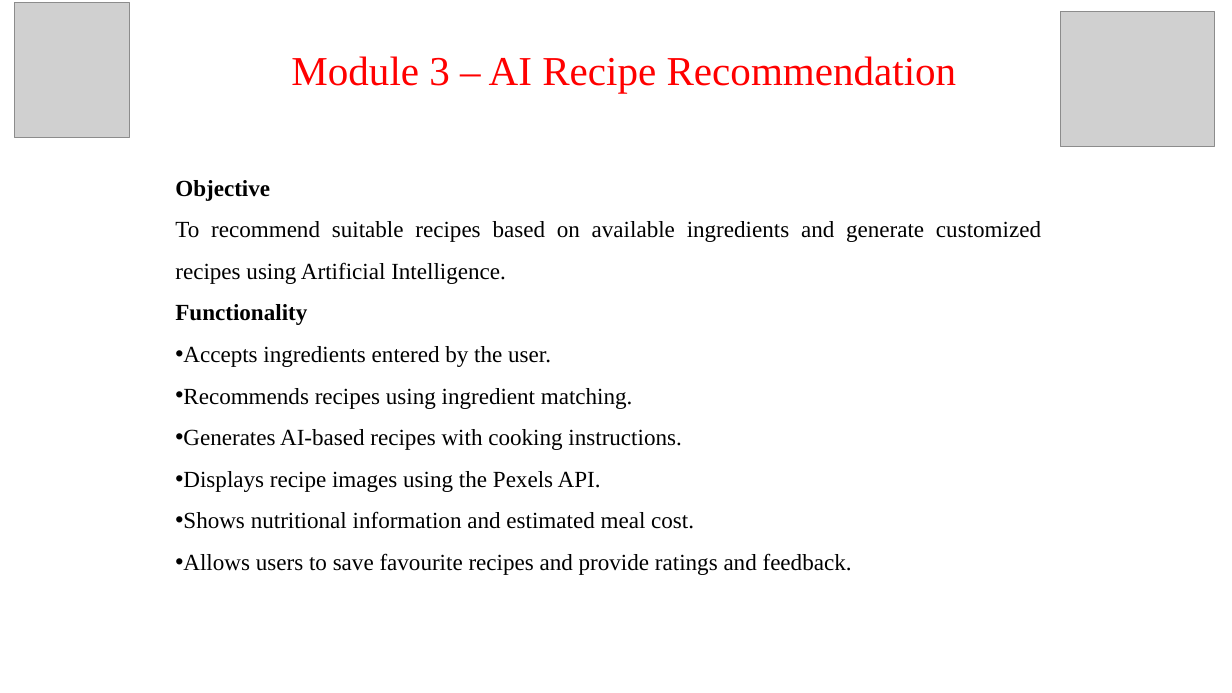
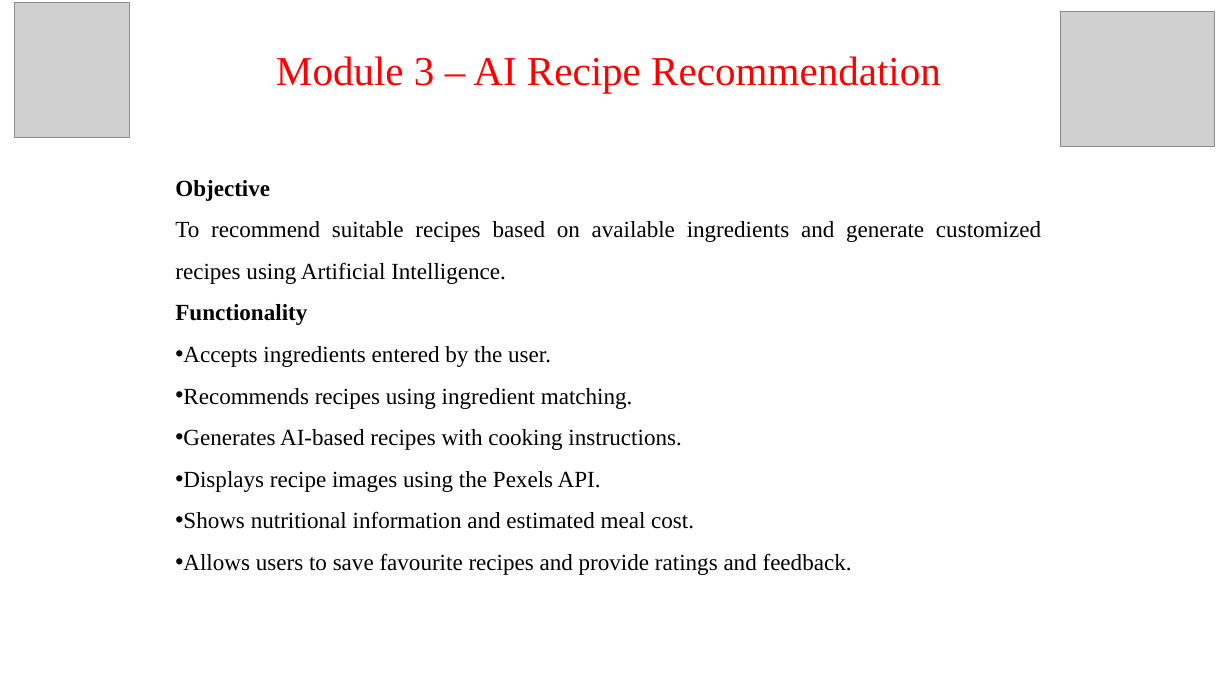
Before and after one commit to Gnaneswaritirumanyam/internet-programming, a slide deck: slide 13 of CAPSTONE PROJECT/ip captone batch9.pptx (slide 9 before the commit). Drawn at 1232x693 pixels with LibreOffice and Linux fonts; fonts in the diff are those of the drawing; grey boxes stand for pictures. Boxes give left, top, right and bottom in pixels: in the first picture for what was removed or moved away, otherwise in the second. Text is boxed around its words. In the diff, an @@ line names an element or a change of style, - is before the commit and + after.

```diff
--- a/CAPSTONE PROJECT/ip captone batch9.pptx
+++ b/CAPSTONE PROJECT/ip captone batch9.pptx
@@ text "Module 3 – AI Recipe ...": place and size @@
-text "Module 3 – AI Recipe ..." at (291,56,957,93)
+text "Module 3 – AI Recipe ..." at (276,56,941,93)
```
Also in this commit, not shown: 2 other slides changed, 7 slides added, 1 other file.
